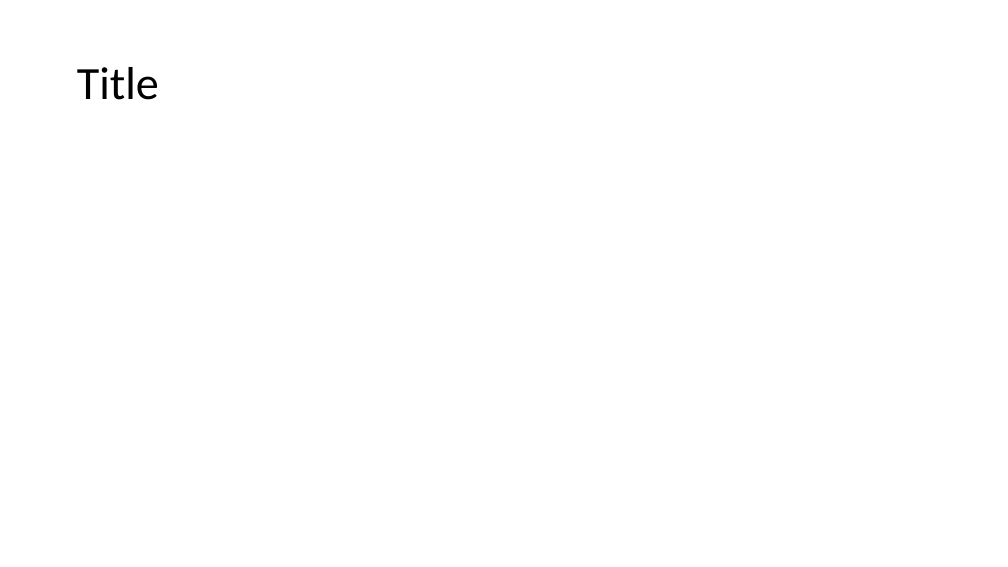
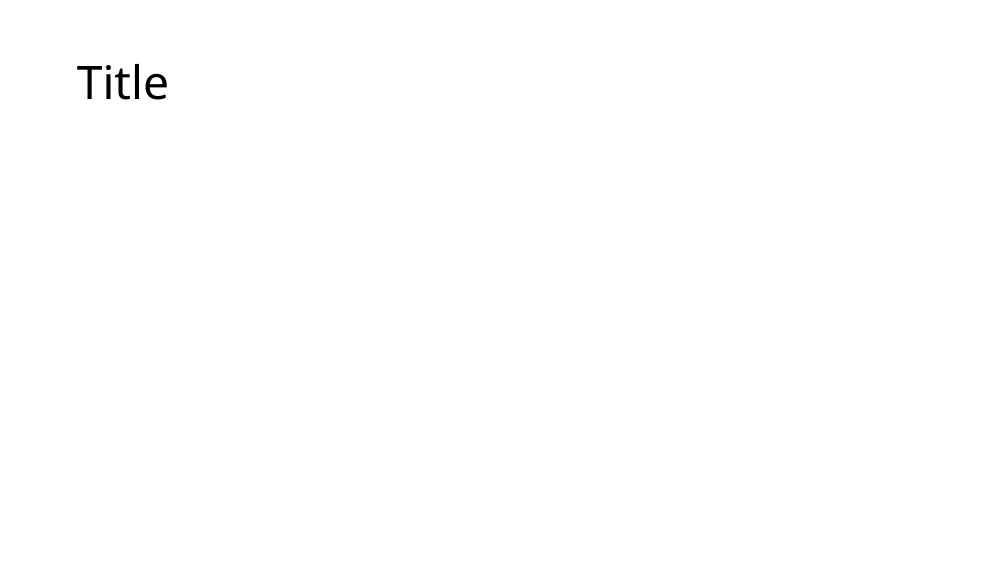
Before and after one commit to ICDXA/icdxa, a slide deck: slide 2 of ICDXA 2024 Template.potx. Drawn at 1008x567 pixels with LibreOffice and Linux fonts; fonts in the diff are those of the drawing; background and template pictures are left out. Boxes give left, top, right and bottom in pixels: in the first picture for what was removed or moved away, otherwise in the second. Text is boxed around its words. In the diff, an @@ line names an element or a change of style, - is before the commit and + after.

```diff
--- a/ICDXA 2024 Template.potx
+++ b/ICDXA 2024 Template.potx
@@ title "Title" at bbox=[77, 64, 169, 100]: font Calibri to Noto Sans @@
```
Also in this commit, not shown: 1 other slide changed, 4 slides added.
